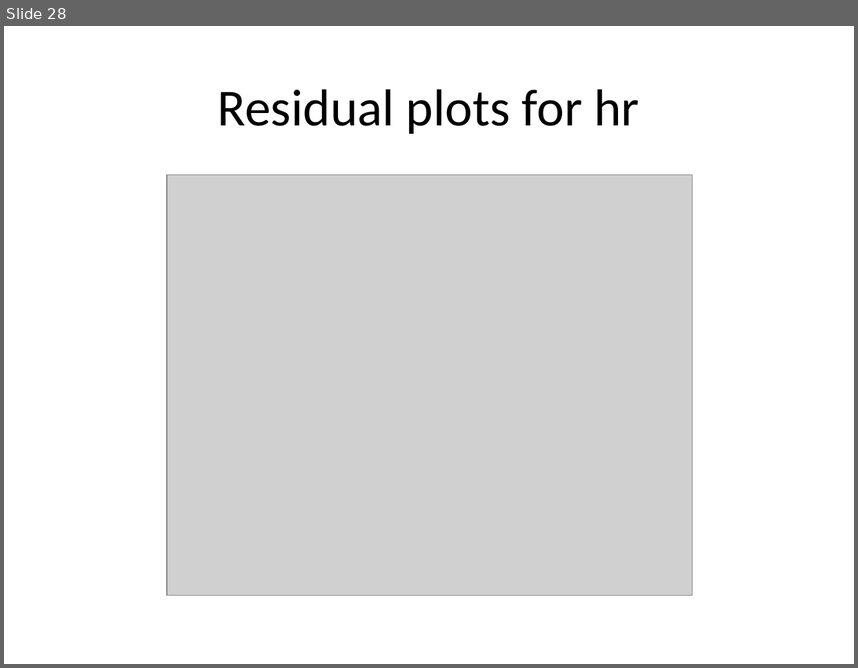
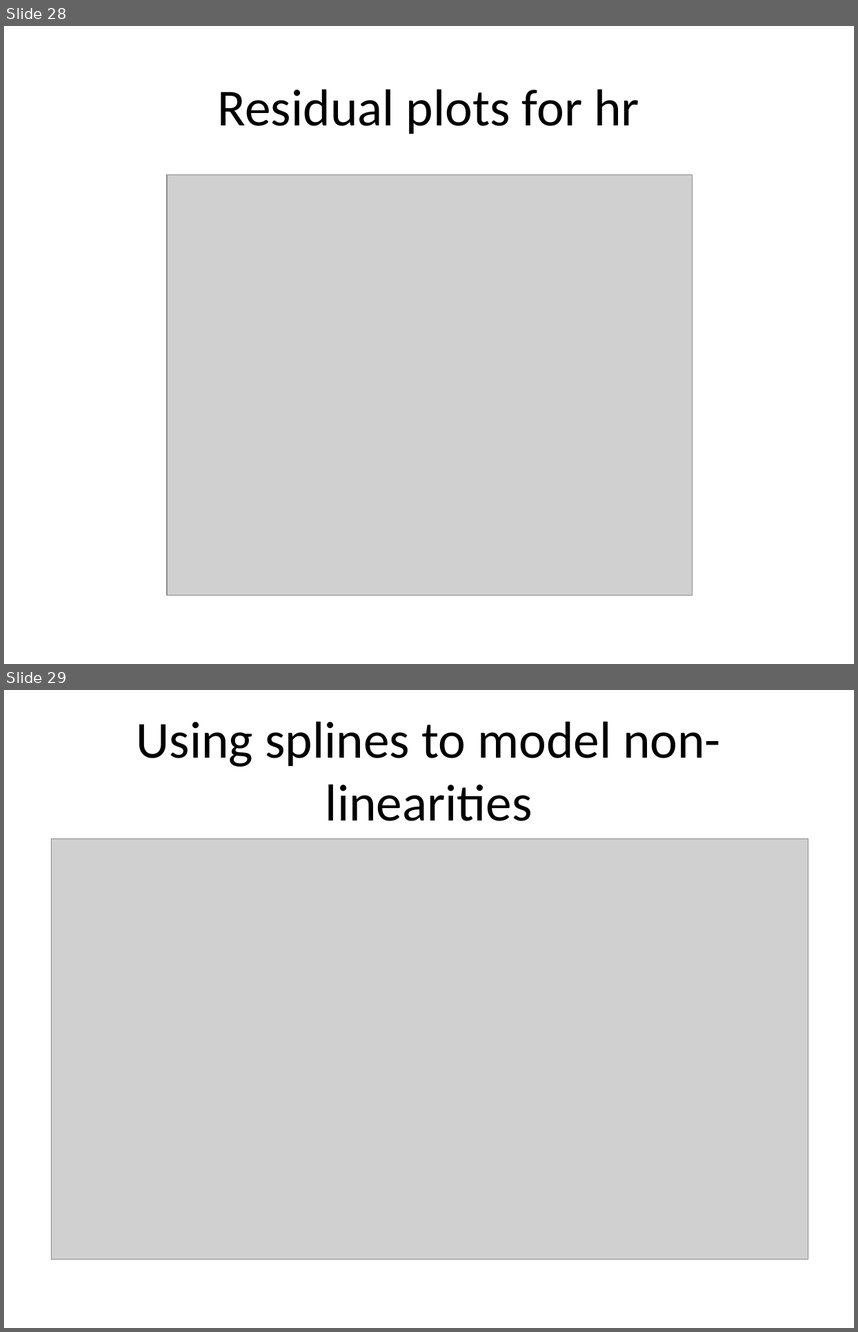
Before and after one commit to pmean/survival-lecture4, a slide deck: r/ppt4.pptx. Shown one above the other, each under a label of ours: slide 28 before the commit, slides 28 and 29 after it. The pictures are 858x668 and 858x1332 pixels, drawn with LibreOffice and Linux fonts; fonts in the diff are those of the drawing; grey boxes stand for pictures. Boxes give left, top, right and bottom in pixels: in the first picture for what was removed or moved away, otherwise in the second. Text is boxed around its words. In the diff, an @@ line names an element or a change of style, - is before the commit and + after.

```diff
--- a/r/ppt4.pptx
+++ b/r/ppt4.pptx
@@ slide 29 added at [4, 690, 854, 1328], background #FFFFFF @@
@@ title added at [136, 721, 721, 821], 44 pt, text #000000 @@
+Using splines to model non-linearities
@@ picture added at [52, 839, 808, 1259] @@
```
Also in this commit, not shown: 2 slides changed, 4 other slides added, 4 slides removed, 2 other files.
